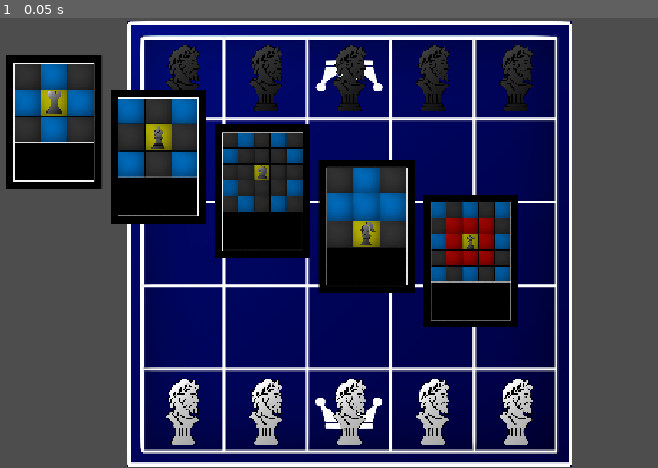
Above: before the commit, frame 1.
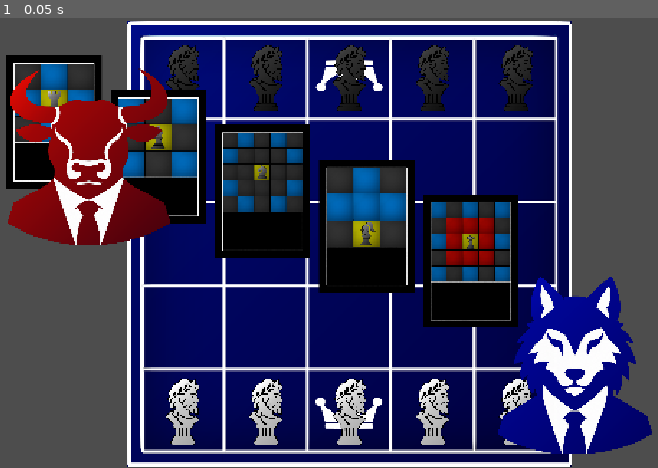
Above: after the commit, the same moment.

Repository: ryanh6/cardChess
Game: Godot game, scene res://scenes/main.tscn
Same seed, same stepped clock (60 frames per second), same inputs: the game is played once before the commit and once after it. The project has no main scene, so this scene is started directly.
Inputs:
- Up to frame 1 (0.05 s): no input

The runs differ from the first frame. In frame 1, 12% of the frame differs, in the area x 1-100%, y 11-97%.

Commit message:
Declared basic helper functions
Declared functions that I will need in the future

Diff:
--- a/scenes/gameBoard.gd
+++ b/scenes/gameBoard.gd
@@ -21,6 +21,9 @@
 
 func _ready() -> void:
 	createBoard()
+
+#func _input(event):
+	#return
 
 func createBoard() -> void:
 	board.append([1, 1, 1, 1, 1])
@@ -61,10 +64,22 @@
 		else:
 			card.texture = JUMPERCARD
 
-	#var player1 = PLAYER.instantiate()
-	#add_child(player1)
-	#player1.playerProperties(Vector2(200, 200), 0.4, OXPLAYERICON)
+	var player1 = PLAYER.instantiate()
+	add_child(player1)
+	player1.playerProperties(Vector2(200, 200), 0.4, OXPLAYERICON)
+
+	var player2 = PLAYER.instantiate()
+	add_child(player2)
+	player2.playerProperties(Vector2(900, 500), 0.4, WOLFPLAYERICON)
+
+#func isMouseOut():
+	#return
+#
+#func isValidPosition(currentPosition: Vector2):
+	#return
 	#
-	#var player2 = PLAYER.instantiate()
-	#add_child(player2)
-	#player2.playerProperties(Vector2(900, 500), 0.4, WOLFPLAYERICON)
+#func isEmpty(currentPosition: Vector2):
+	#return
+	#
+#func isEnemy(currentPosition: Vector2):
+	#return
